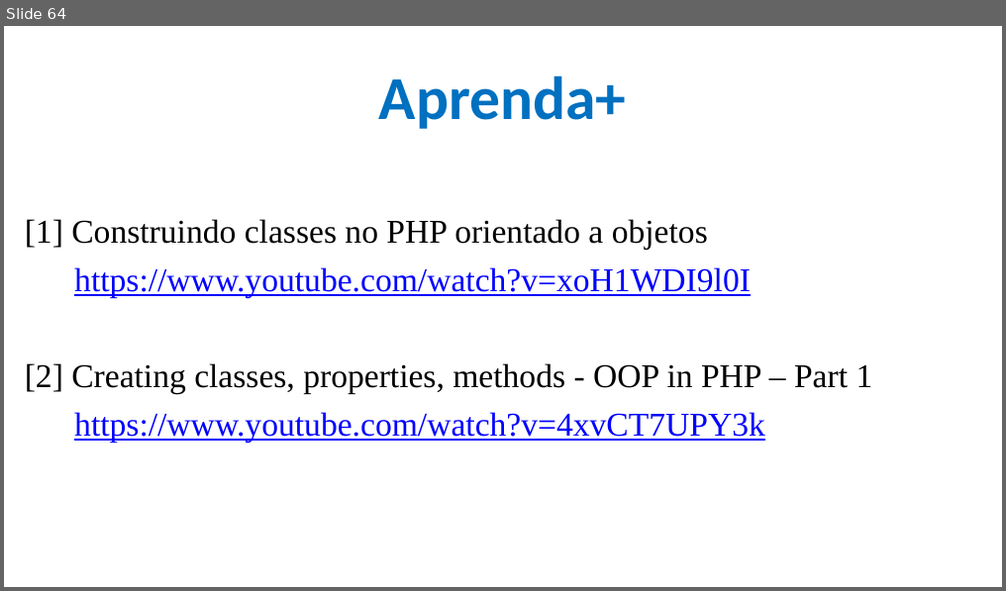
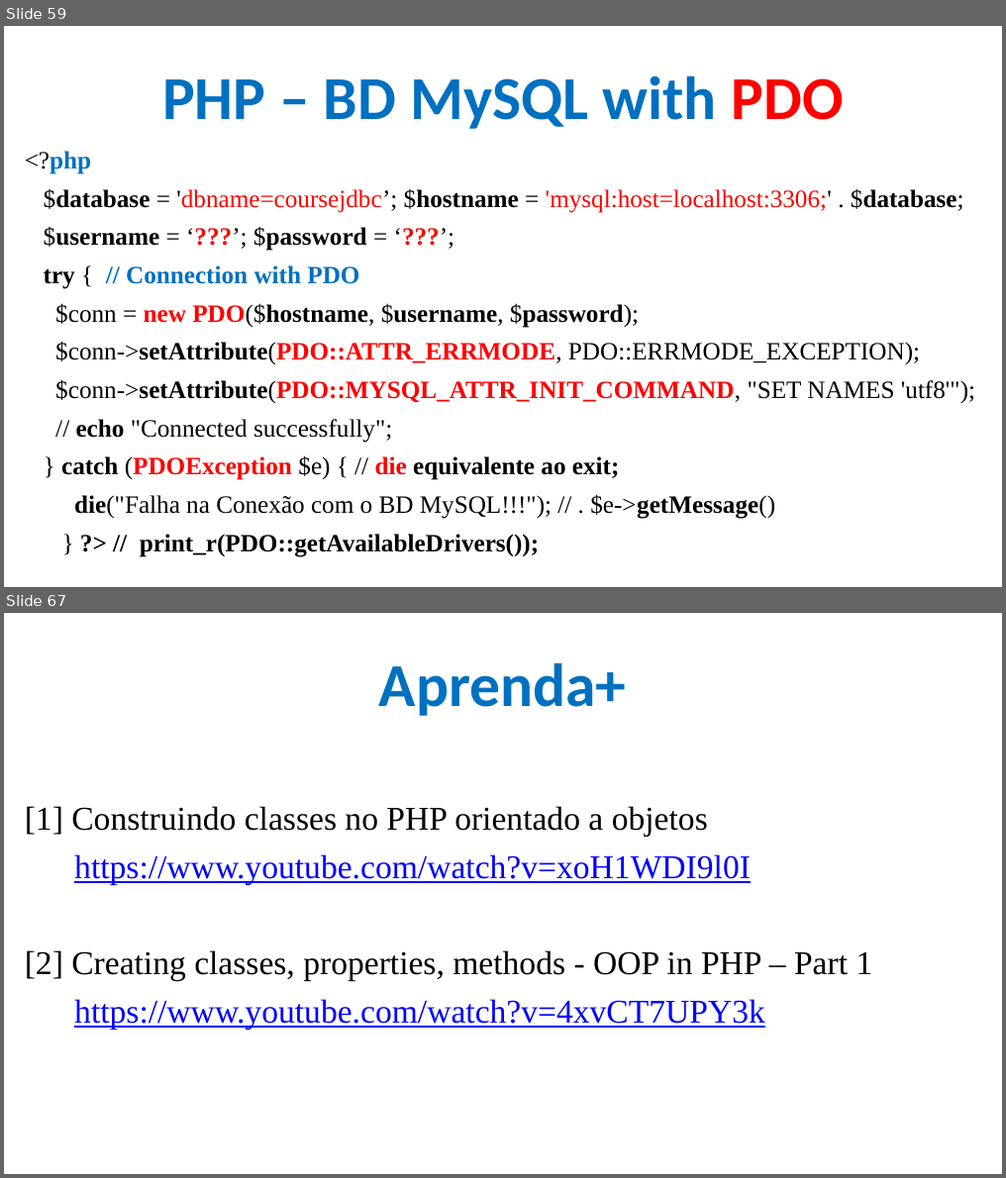
Before and after one commit to CloudEducationBrazil/WydenDesenvolvimentoWebPHP, a slide deck: 01 Classes/Aula 12 e 13 Desenvolvimento Web PHP - PHP.pptx. Shown one above the other, each under a label of ours: slide 64 before the commit, slides 59 and 67 after it; the slides between them are not shown. The pictures are 1006x591 and 1006x1178 pixels, drawn with LibreOffice and Linux fonts; fonts in the diff are those of the drawing; background and template pictures are left out. Boxes give left, top, right and bottom in pixels: in the first picture for what was removed or moved away, otherwise in the second. Text is boxed around its words. In the diff, an @@ line names an element or a change of style, - is before the commit and + after.

```diff
--- a/01 Classes/Aula 12 e 13 Desenvolvimento Web PHP - PHP.pptx
+++ b/01 Classes/Aula 12 e 13 Desenvolvimento Web PHP - PHP.pptx
@@ slide 59 added at (x1=4, y1=26, x2=1002, y2=587), background picture (left out) @@
@@ title added at (x1=162, y1=76, x2=844, y2=129), 44 pt, text #0070C0, bold @@
+PHP – BD MySQL with PDO
@@ text added at (x1=25, y1=151, x2=975, y2=558), 18 pt, text #000000, bold @@
+<?php
+$database = 'dbname=coursejdbc’; $hostname = 'mysql:host=localhost:3306;' . $database;
+$username = ‘???’; $password = ‘???’;
+try { // Connection with PDO
+$conn = new PDO($hostname, $username, $password);
+$conn->setAttribute(PDO::ATTR_ERRMODE, PDO::ERRMODE_EXCEPTION);
+$conn->setAttribute(PDO::MYSQL_ATTR_INIT_COMMAND, "SET NAMES 'utf8'");
+// echo "Connected successfully";
+} catch (PDOException $e) { // die equivalente ao exit;
+die("Falha na Conexão com o BD MySQL!!!"); // . $e->getMessage()
+} ?> // print_r(PDO::getAvailableDrivers());
@@ what was slide 64 is now slide 67 @@
```
Also in this commit, not shown: 7 slides changed, 2 other slides added.
